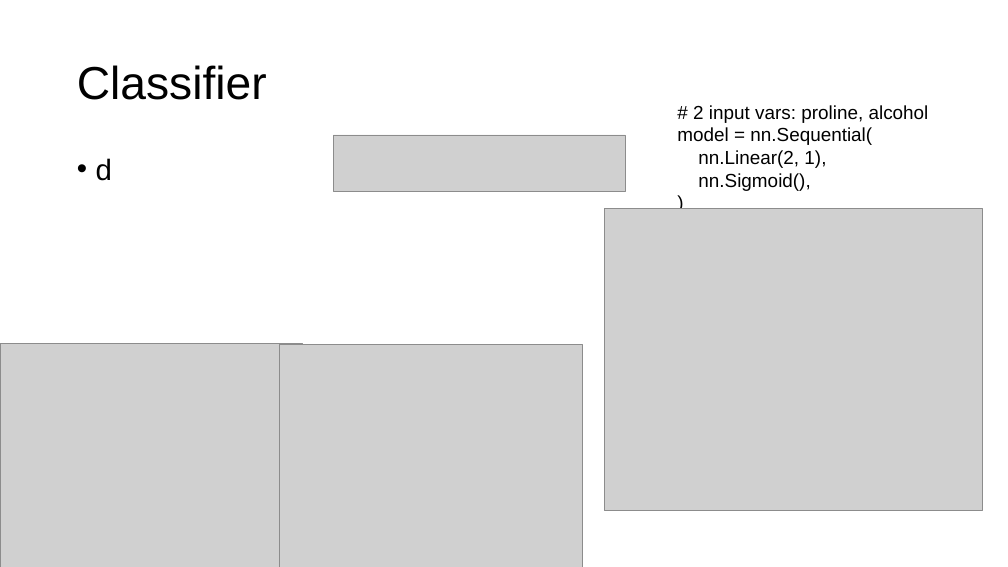
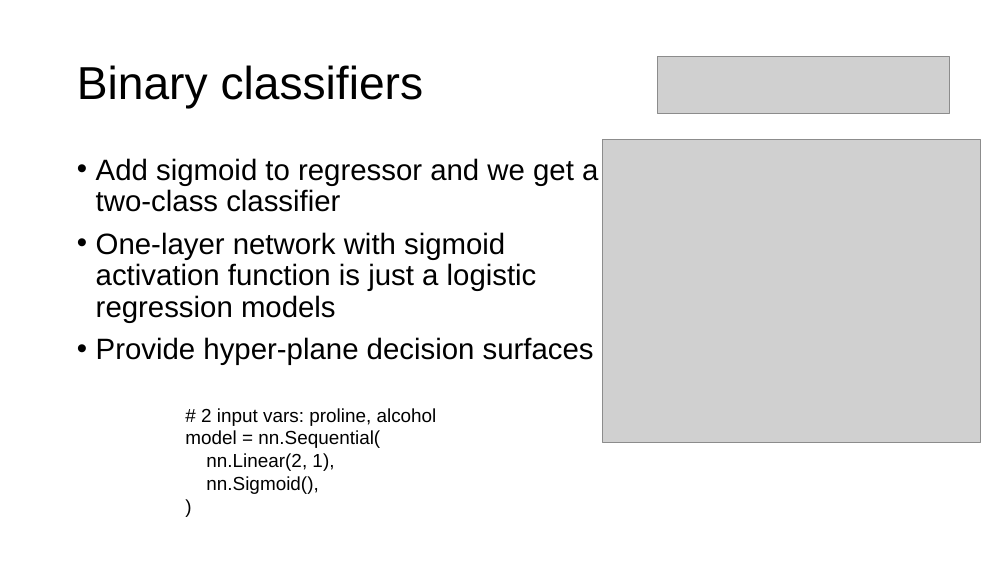
Before and after one commit to parrt/fundamentals-of-deep-learning, a slide deck: slide 19 of lectures/intro.pptx (slide 16 before the commit). Drawn at 1008x567 pixels with LibreOffice and Linux fonts; fonts in the diff are those of the drawing; grey boxes stand for pictures; background and template pictures are left out. Boxes give left, top, right and bottom in pixels: in the first picture for what was removed or moved away, otherwise in the second. Text is boxed around its words. In the diff, an @@ line names an element or a change of style, - is before the commit and + after.

```diff
--- a/lectures/intro.pptx
+++ b/lectures/intro.pptx
@@ picture added at (657, 57, 949, 113) @@
@@ title at (77, 65, 424, 109): text changed @@
-Classifier
+Binary classifiers
@@ picture removed at (333, 135, 625, 191) @@
@@ picture: place and size @@
-picture at (604, 209, 982, 511)
+picture at (603, 140, 981, 442)
@@ text at (96, 158, 598, 365): text changed @@
-• d
+• Add sigmoid to regressor and we get a two-class classifier
+• One-layer network with sigmoid activation function is just a logistic regression models
+• Provide hyper-plane decision surfaces
@@ picture removed at (0, 343, 302, 567) @@
@@ picture removed at (280, 345, 582, 567) @@
@@ text "# 2 input vars: proline, ...": place and size @@
-text "# 2 input vars: proline, ..." at (677, 105, 929, 191)
+text "# 2 input vars: proline, ..." at (185, 408, 437, 494)
```
Also in this commit, not shown: 12 other slides changed, 7 slides added, 4 slides removed, 8 other files.
